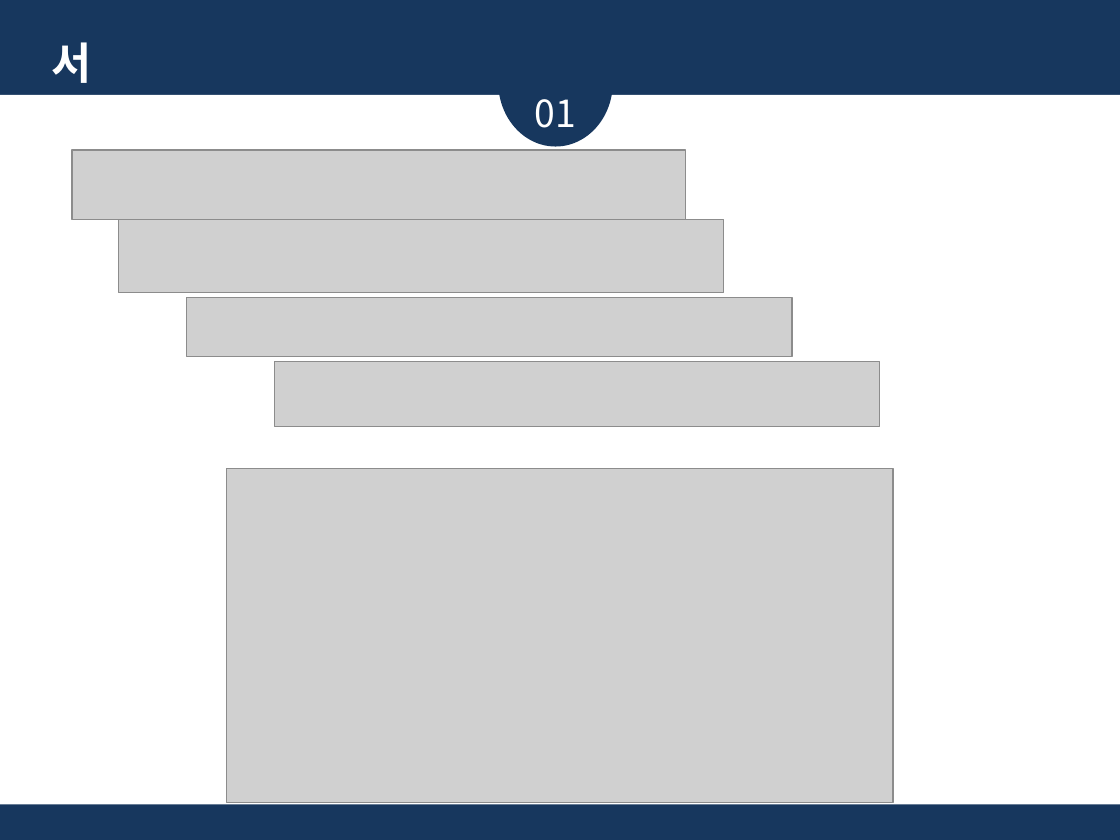
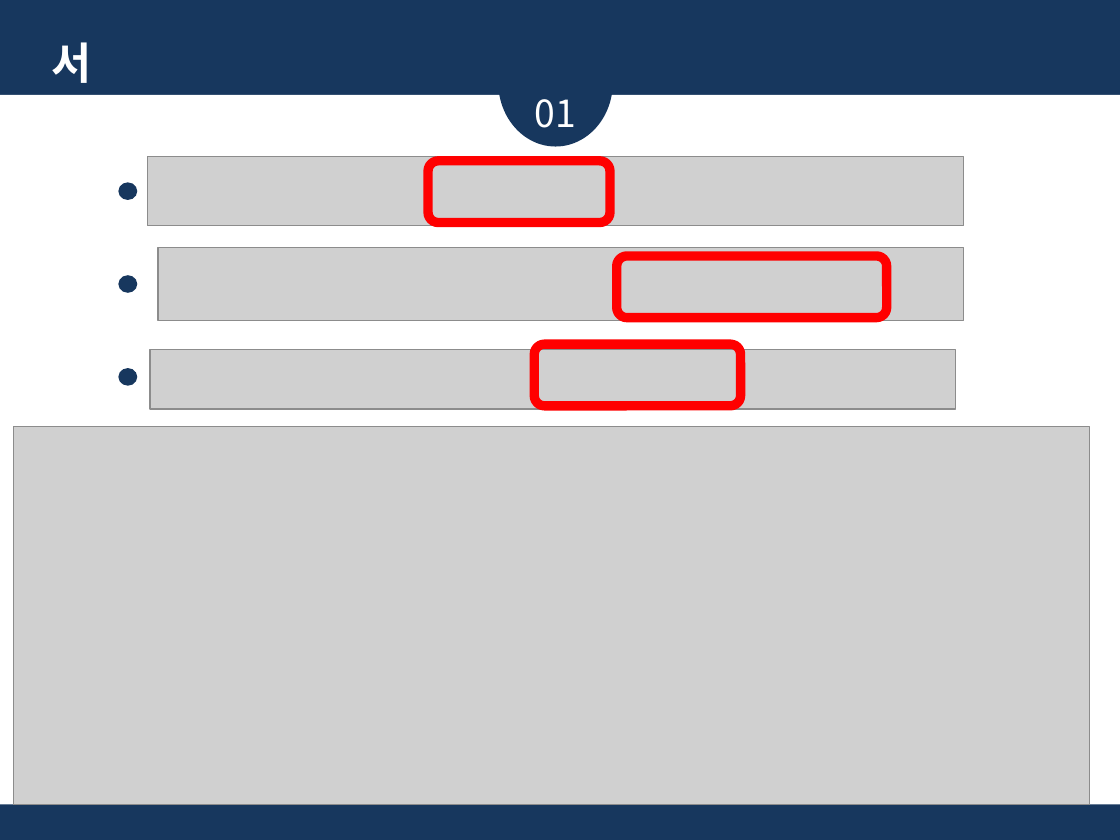
Before and after one commit to glad1470/2019_research, a slide deck: slide 3 of Doc/주제 선정 및 시장 조사_19.03.19/졸업논문 주제_임광효_김준영_2.pptx (slide 4 before the commit). Drawn at 1120x840 pixels with LibreOffice and Linux fonts; fonts in the diff are those of the drawing; grey boxes stand for pictures. Boxes give left, top, right and bottom in pixels: in the first picture for what was removed or moved away, otherwise in the second. Text is boxed around its words. In the diff, an @@ line names an element or a change of style, - is before the commit and + after.

```diff
--- a/Doc/주제 선정 및 시장 조사_19.03.19/졸업논문 주제_임광효_김준영_2.pptx
+++ b/Doc/주제 선정 및 시장 조사_19.03.19/졸업논문 주제_임광효_김준영_2.pptx
@@ picture: place and size @@
-picture at bbox=[72, 150, 685, 220]
+picture at bbox=[148, 157, 964, 226]
@@ rounded rectangle added at bbox=[428, 161, 609, 223], outline #FF0000 6 pt @@
@@ ellipse added at bbox=[119, 183, 138, 200], fill #17375E @@
@@ picture: place and size @@
-picture at bbox=[119, 220, 724, 293]
+picture at bbox=[158, 248, 963, 321]
@@ rounded rectangle added at bbox=[617, 256, 887, 318], outline #FF0000 6 pt @@
@@ ellipse added at bbox=[119, 276, 138, 293], fill #17375E @@
@@ picture: place and size @@
-picture at bbox=[187, 298, 792, 357]
+picture at bbox=[150, 349, 955, 409]
@@ rounded rectangle added at bbox=[534, 344, 740, 405], outline #FF0000 6 pt @@
@@ ellipse added at bbox=[119, 368, 138, 386], fill #17375E @@
@@ picture removed at bbox=[274, 362, 879, 427] @@
@@ picture: place and size @@
-picture at bbox=[227, 468, 894, 803]
+picture at bbox=[13, 427, 1090, 805]
```
Also in this commit, not shown: 7 other slides changed, 2 slides added, 3 slides removed.
